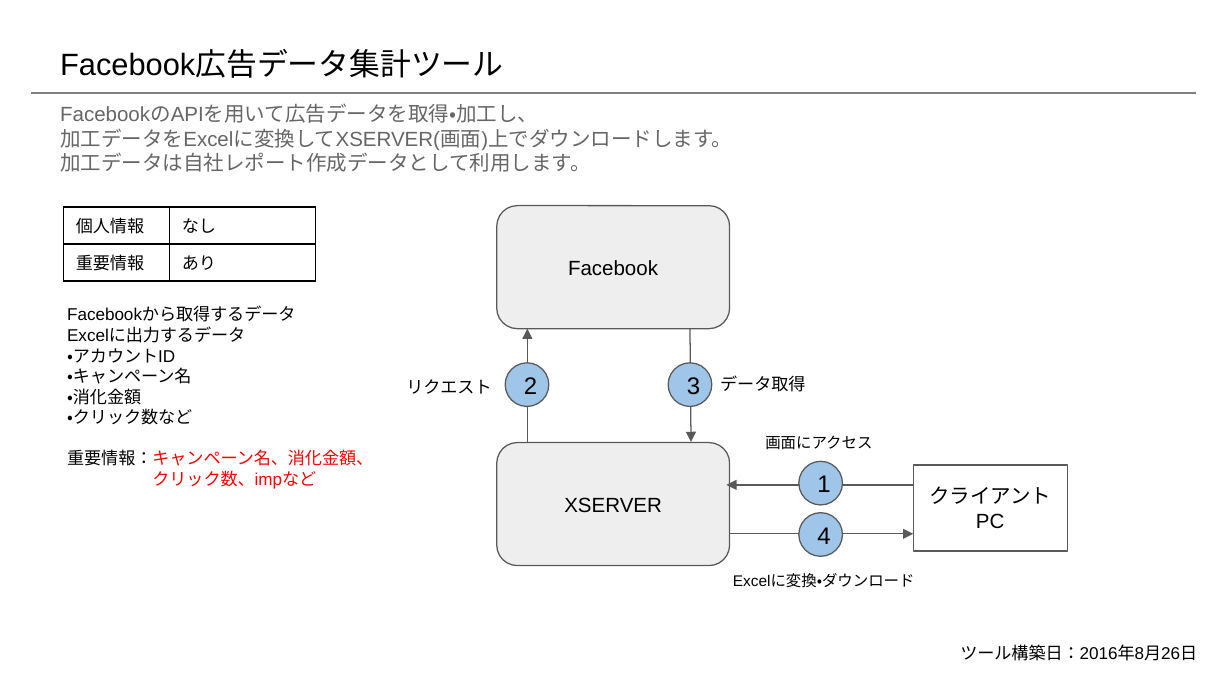
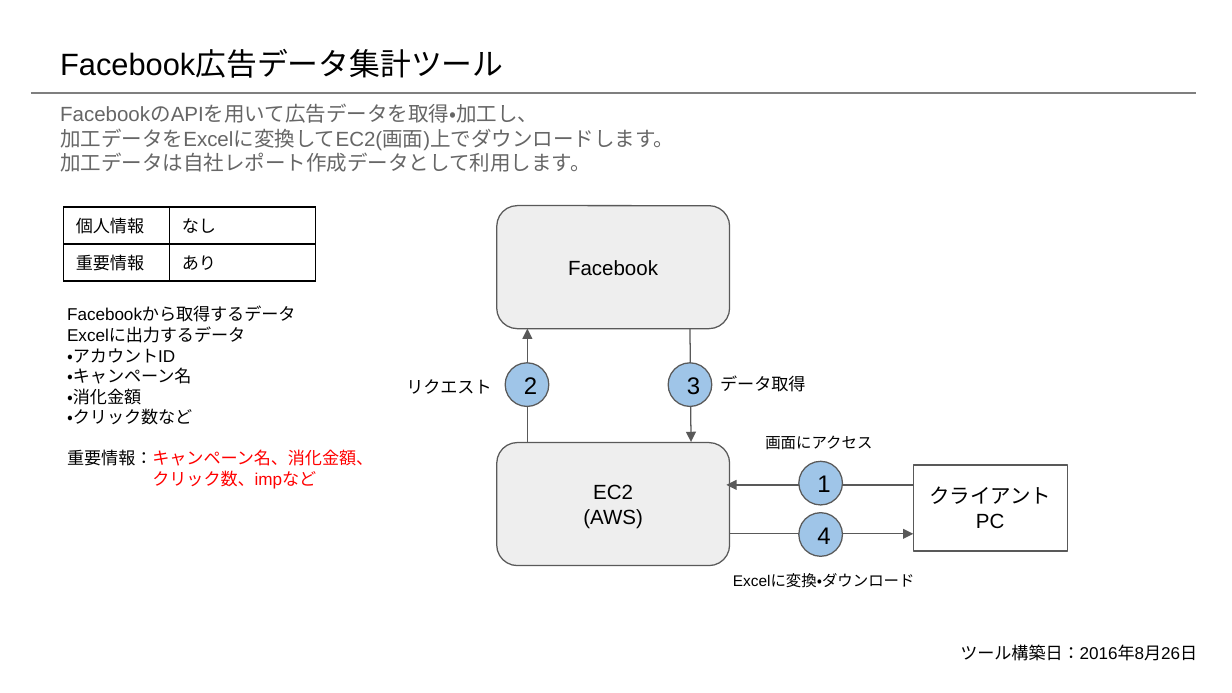
Before and after one commit to prime-x-co-ltd/px-overview, a slide deck: slide 4 of docs/aws/aws-自社開発システム構成図.pptx (slide 13 before the commit). Drawn at 1232x693 pixels with LibreOffice and Linux fonts; fonts in the diff are those of the drawing. Boxes give left, top, right and bottom in pixels: in the first picture for what was removed or moved away, otherwise in the second. Text is boxed around its words. In the diff, an @@ line names an element or a change of style, - is before the commit and + after.

Commit message:
update

```diff
--- a/docs/aws/aws-自社開発システム構成図.pptx
+++ b/docs/aws/aws-自社開発システム構成図.pptx
@@ text at bbox=[60, 129, 674, 150]: text changed @@
-加工データをExcelに変換してXSERVER(画面)上でダウンロードします。
+加工データをExcelに変換してEC2(画面)上でダウンロードします。
@@ text in rounded rectangle at bbox=[583, 484, 643, 529]: text changed @@
-XSERVER
+EC2
+(AWS)
```
Also in this commit, not shown: 2 other slides changed, 1 slide added, 1 slide removed.
